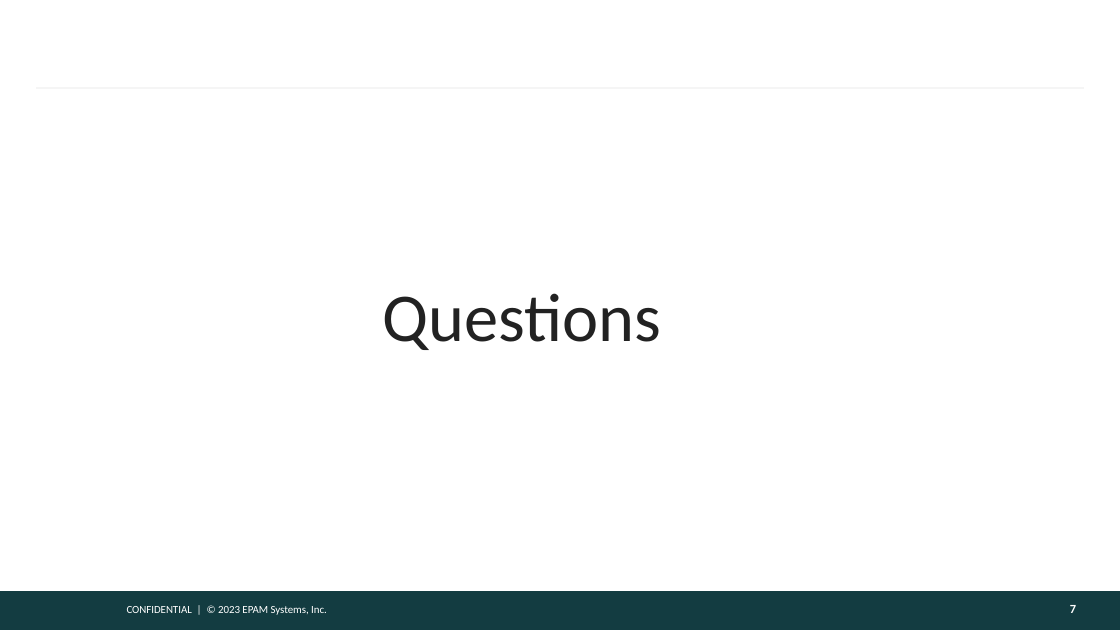
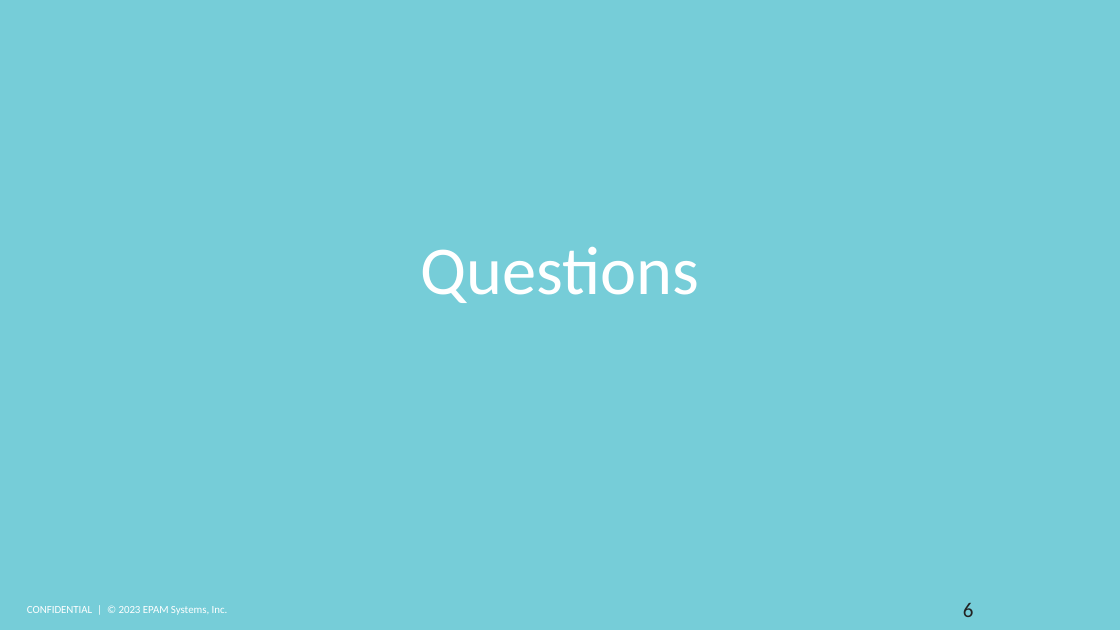
Before and after one commit to silver2mike/Epam_Final_Task, a slide deck: slide 6 of Epam project.pptx (slide 7 before the commit). Drawn at 1120x630 pixels with LibreOffice and Linux fonts; fonts in the diff are those of the drawing; background and template pictures are left out. Boxes give left, top, right and bottom in pixels: in the first picture for what was removed or moved away, otherwise in the second. Text is boxed around its words. In the diff, an @@ line names an element or a change of style, - is before the commit and + after.

```diff
--- a/Epam project.pptx
+++ b/Epam project.pptx
@@ background #FFFFFF to #76CDD8 @@
@@ line removed from (36, 87) to (1084, 87) @@
@@ text "Questions": place and size @@
-text "Questions" at box(383, 293, 662, 350)
+text "Questions" at box(420, 247, 699, 303)
@@ text "Questions" at box(420, 247, 699, 303): text colour #222222 to #FFFFFF; alignment left to centre @@
@@ rectangle removed at box(0, 591, 1120, 630) @@
@@ text "CONFIDENTIAL | © 2023 EPAM ...": place and size @@
-text "CONFIDENTIAL | © 2023 EPAM ..." at box(127, 606, 327, 615)
+text "CONFIDENTIAL | © 2023 EPAM ..." at box(27, 606, 228, 615)
@@ page number at box(963, 603, 974, 617): vertical alignment middle to top @@
@@ page number at box(963, 603, 974, 617): text changed; size 8 to 13.5 pt; text colour #FEFEFE to #222222; bold off @@
-7
+6
```
Also in this commit, not shown: 2 other slides changed, 3 slides added, 4 slides removed, 1 other file.
